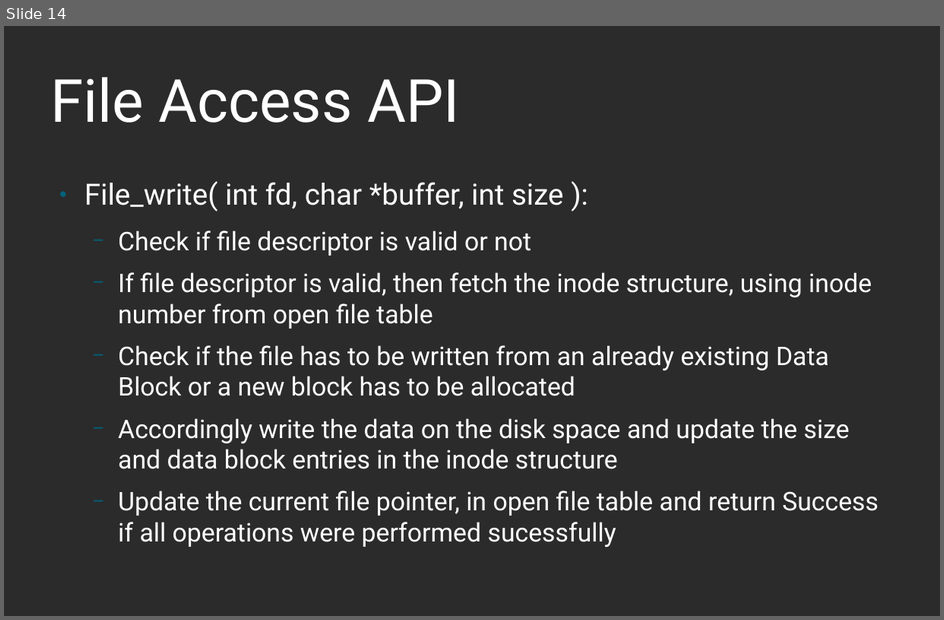
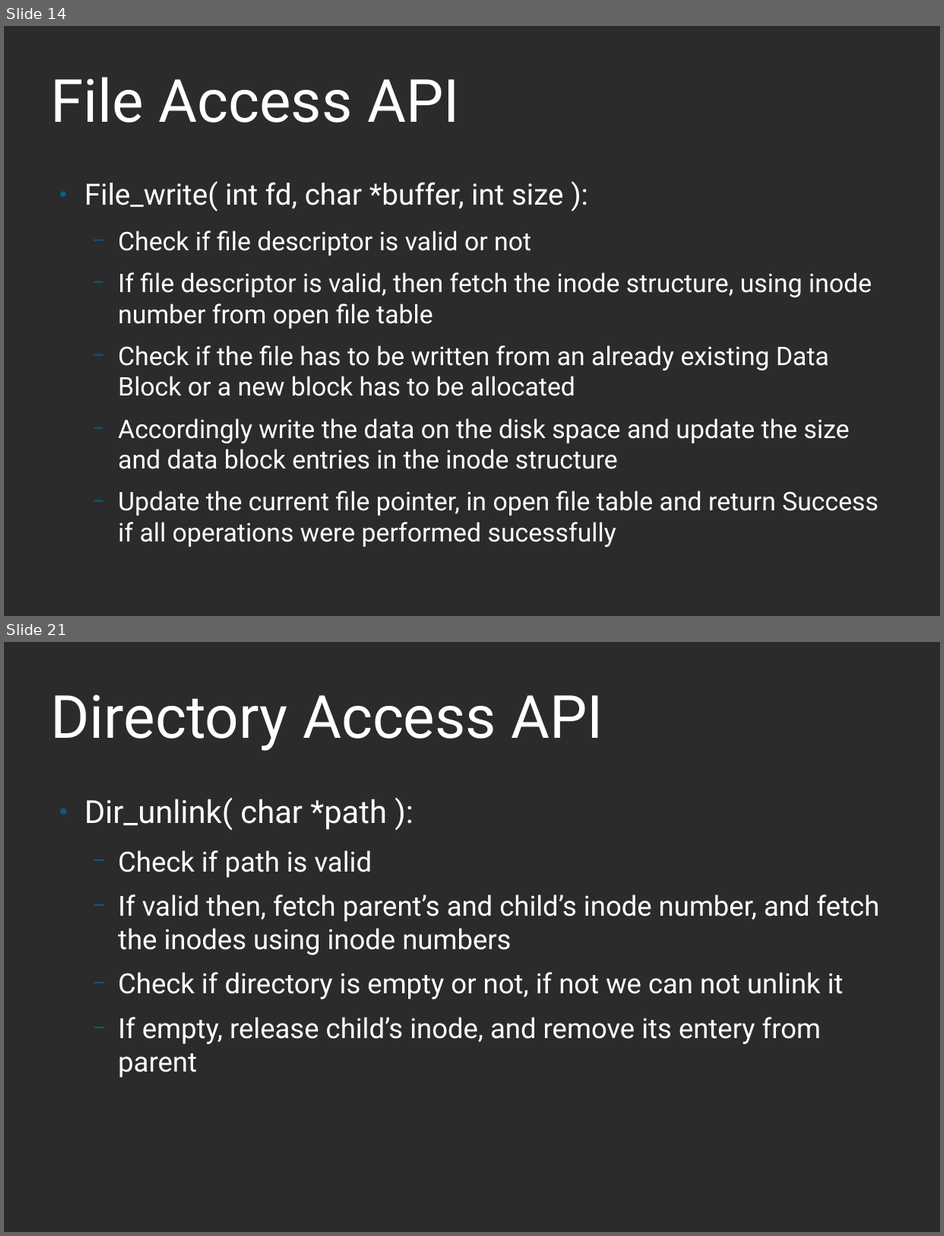
Before and after one commit to ankitmishra16/FIle-System, a slide deck: OS_Project_Report.odp. Shown one above the other, each under a label of ours: slide 14 before the commit, slides 14 and 21 after it; the slides between them are not shown. The pictures are 944x620 and 944x1236 pixels, drawn with LibreOffice and Linux fonts; fonts in the diff are those of the drawing; background and template pictures are left out; a plain dark background stands for a picture behind light text. Boxes give left, top, right and bottom in pixels: in the first picture for what was removed or moved away, otherwise in the second. Text is boxed around its words. In the diff, an @@ line names an element or a change of style, - is before the commit and + after.

```diff
--- a/OS_Project_Report.odp
+++ b/OS_Project_Report.odp
@@ slide 21 added at <box>4,642,940,1232</box>, background picture (left out) @@
@@ title added at <box>51,694,604,751</box>, 60 pt, text #FFFFFF @@
+Directory Access API
@@ text added at <box>85,798,880,1077</box>, 28 pt, text #FFFFFF @@
+● Dir_unlink( char *path ):
+  − Check if path is valid
+  − If valid then, fetch parent’s and child’s inode number, and fetch the inodes using inode numbers
+  − Check if directory is empty or not, if not we can not unlink it
+  − If empty, release child’s inode, and remove its entery from parent
```
Also in this commit, not shown: 1 slide changed, 5 other slides added.
